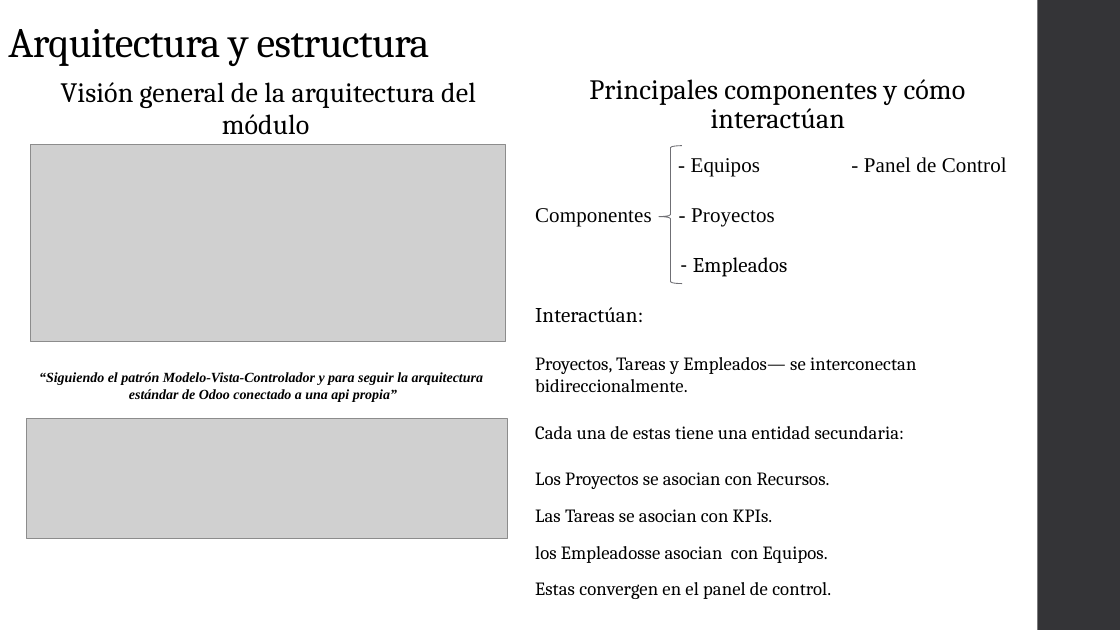
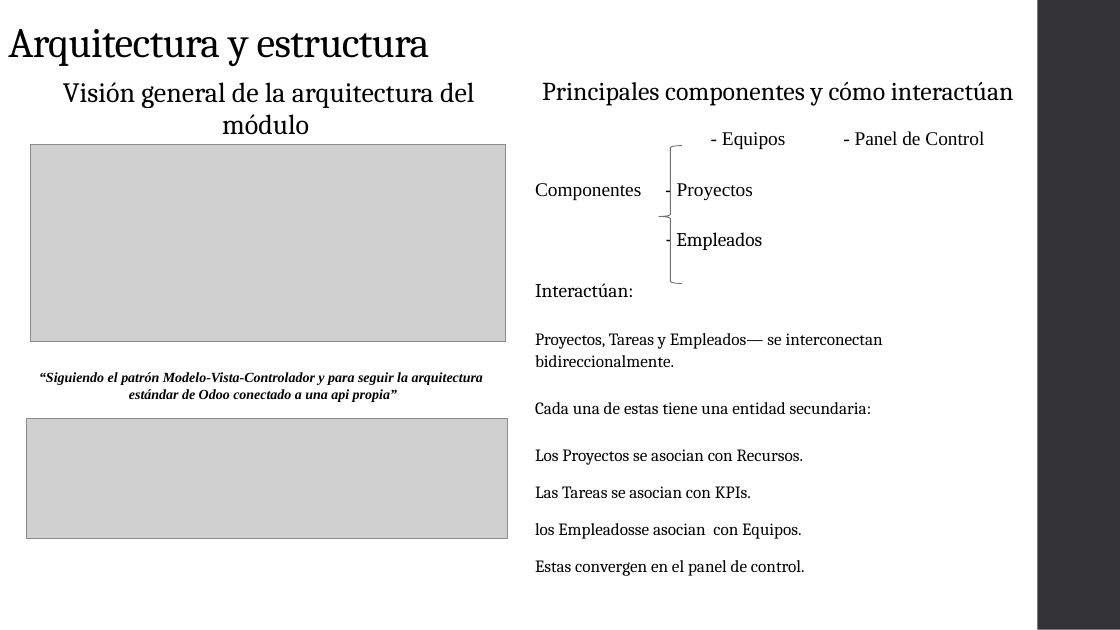
Before and after one commit to dagoes/CreativeMinds-AI, a slide deck: slide 4 of Documentation/PresentacionOdoo.pptx. Drawn at 1120x630 pixels with LibreOffice and Linux fonts; fonts in the diff are those of the drawing; grey boxes stand for pictures. Boxes give left, top, right and bottom in pixels: in the first picture for what was removed or moved away, otherwise in the second. Text is boxed around its words. In the diff, an @@ line names an element or a change of style, - is before the commit and + after.

```diff
--- a/Documentation/PresentacionOdoo.pptx
+++ b/Documentation/PresentacionOdoo.pptx
@@ text "Visión general de la arquitectura ..." at (63,82,475,135): letter spacing 0.1 to 0 pt @@
@@ text "Principales componentes y cómo interactúan" at (535,82,1014,576): size 24 to 22.1 pt in "Principales componentes y cómo interactúan"; letter spacing 0.1 to 0 pt; size 18 to 16.6 pt in "- Equipos - Panel de Control", "Componentes - Proyectos", "- Empleados", "Interactúan:"; size 16 to 14.7 pt in "Proyectos, Tareas y Empleados— se interconectan bidirecciona ...", "Cada una de estas tiene una entidad ...", "Los Proyectos se asocian con Recursos.", "Las Tareas se asocian con KPIs." and 2 more places; line spacing 0.85 to 0.95; line spacing 0.97 to 1.07; line spacing 0.9 to 1 @@
```
Also in this commit, not shown: 6 other slides changed, 13 slides added, 1 other file.
